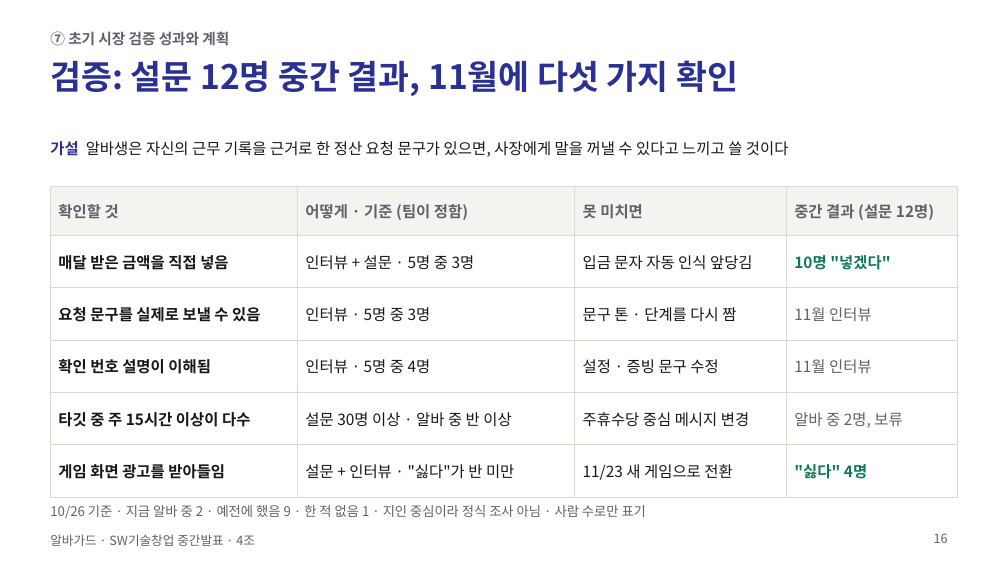
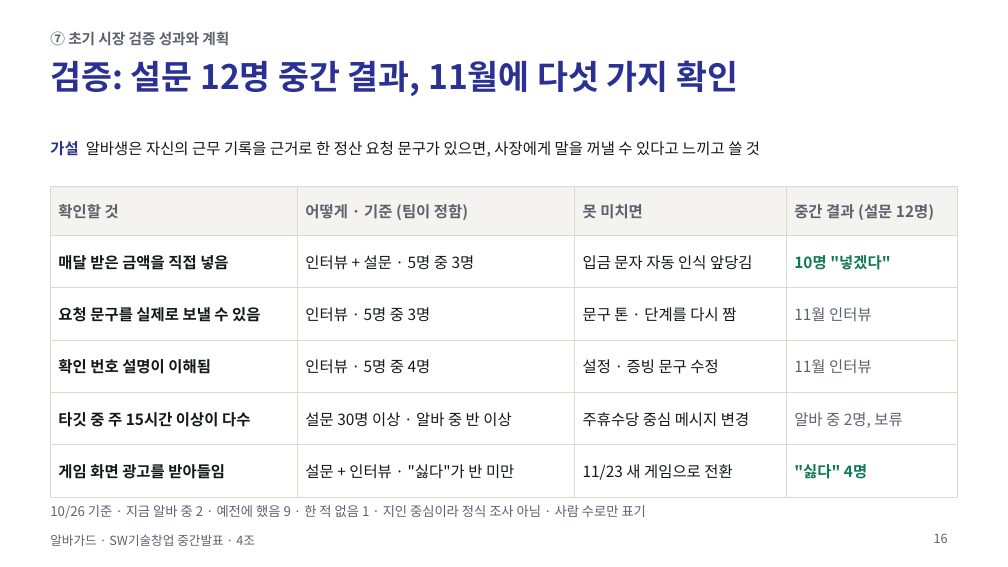
Before and after one commit to jihooni217/albaguard, a slide deck: slide 16 of docs/06_중간발표_PPT.pptx. Drawn at 1008x567 pixels with LibreOffice and Linux fonts; fonts in the diff are those of the drawing. Boxes give left, top, right and bottom in pixels: in the first picture for what was removed or moved away, otherwise in the second. Text is boxed around its words. In the diff, an @@ line names an element or a change of style, - is before the commit and + after.

```diff
--- a/docs/06_중간발표_PPT.pptx
+++ b/docs/06_중간발표_PPT.pptx
@@ text at (x1=50, y1=141, x2=760, y2=157): text changed @@
-가설 알바생은 자신의 근무 기록을 근거로 한 정산 요청 문구가 있으면, 사장에게 말을 꺼낼 수 있다고 느끼고 쓸 것이다
+가설 알바생은 자신의 근무 기록을 근거로 한 정산 요청 문구가 있으면, 사장에게 말을 꺼낼 수 있다고 느끼고 쓸 것
```
Also in this commit, not shown: 4 other files.
